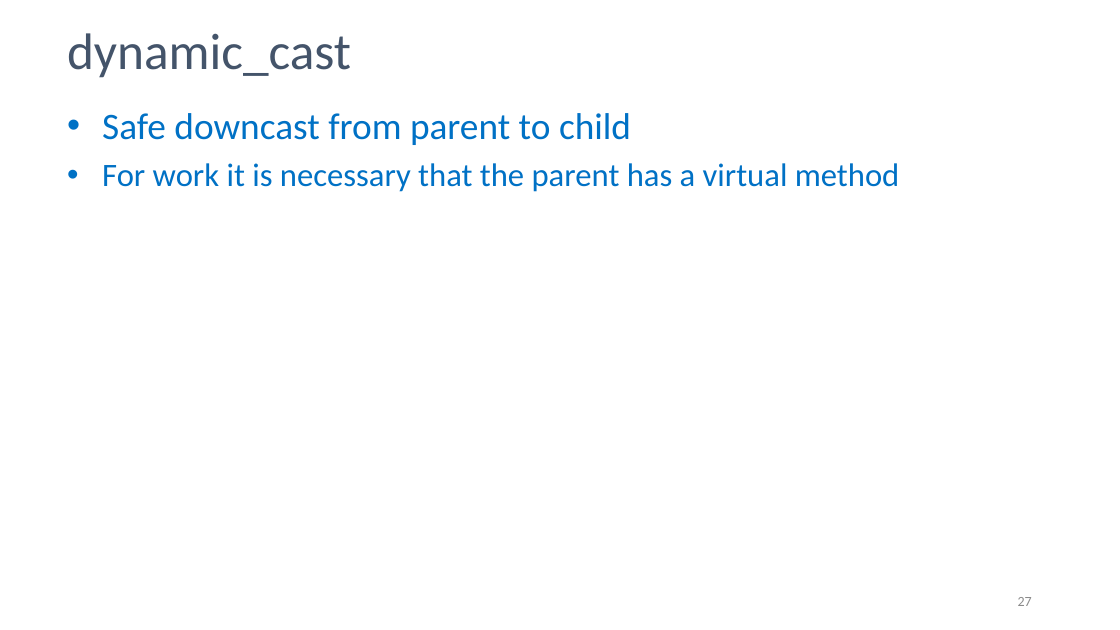
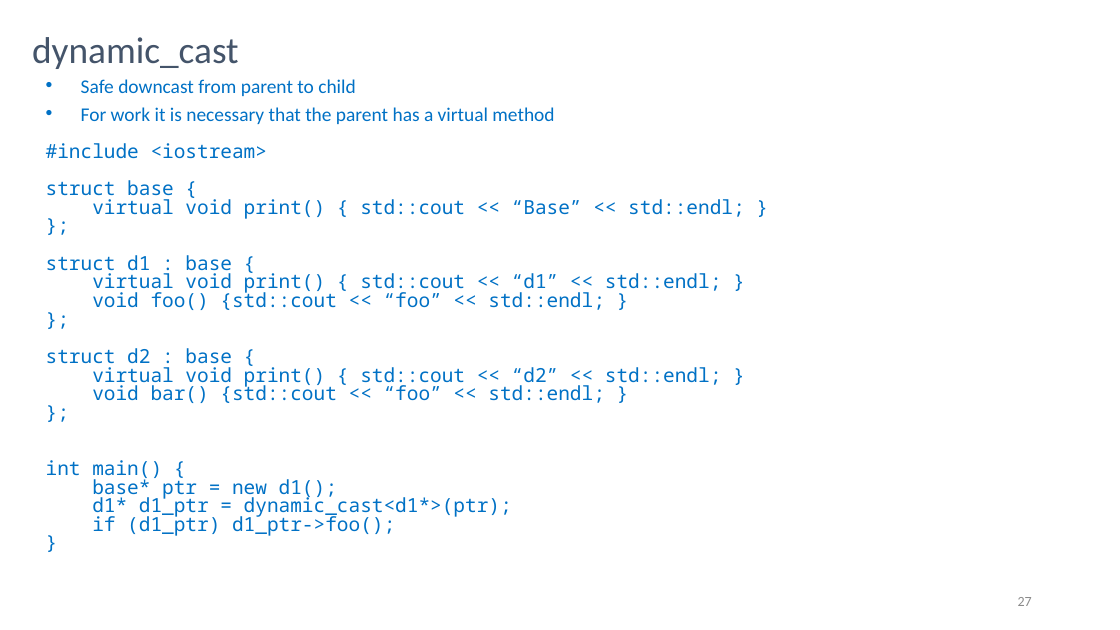
Before and after one commit to rarutyun/cpp-courses, a slide deck: slide 27 of 05_casts/05_Type_Conversion.pptx. Drawn at 1120x630 pixels with LibreOffice and Linux fonts; fonts in the diff are those of the drawing. Boxes give left, top, right and bottom in pixels: in the first picture for what was removed or moved away, otherwise in the second. Text is boxed around its words. In the diff, an @@ line names an element or a change of style, - is before the commit and + after.

```diff
--- a/05_casts/05_Type_Conversion.pptx
+++ b/05_casts/05_Type_Conversion.pptx
@@ title "dynamic_cast": place and size @@
-title "dynamic_cast" at [67,33,351,78]
+title "dynamic_cast" at [32,37,239,69]
@@ title "dynamic_cast" at [32,37,239,69]: size 33 to 24 pt @@
@@ text "Safe downcast from parent to ...": place and size @@
-text "Safe downcast from parent to ..." at [102,113,900,192]
+text "Safe downcast from parent to ..." at [46,79,745,536]
@@ text at [81,79,554,124]: size 24 to 12.5 pt in "Safe downcast from parent to child"; size 21 to 12.5 pt in "For work it is necessary that the ..."; line spacing 0.9 to 0.7 @@
@@ text at [46,143,745,536]: paragraphs added @@
+#include <iostream>
+struct base {
+virtual void print() { std::cout << “Base” << std::endl; }
+};
+struct d1 : base {
+virtual void print() { std::cout << “d1” << std::endl; }
+void foo() {std::cout << “foo” << std::endl; }
+};
+struct d2 : base {
+virtual void print() { std::cout << “d2” << std::endl; }
+void bar() {std::cout << “foo” << std::endl; }
+};
+int main() {
+base* ptr = new d1();
+d1* d1_ptr = dynamic_cast<d1*>(ptr);
+if (d1_ptr) d1_ptr->foo();
+}
```
Also in this commit, not shown: 23 other slides changed, 2 other files.
